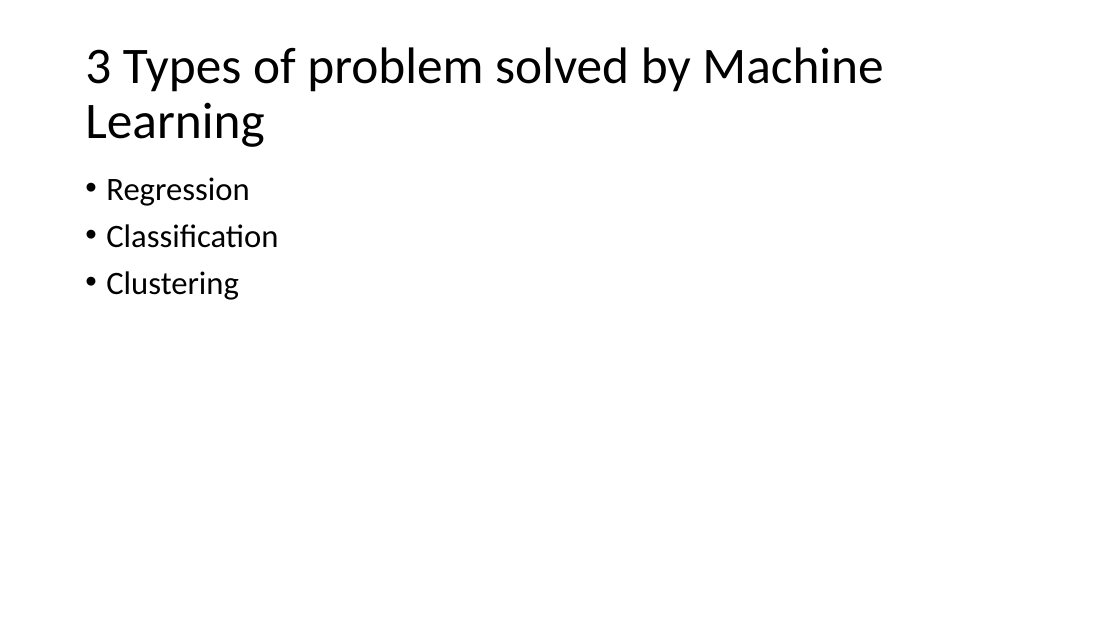
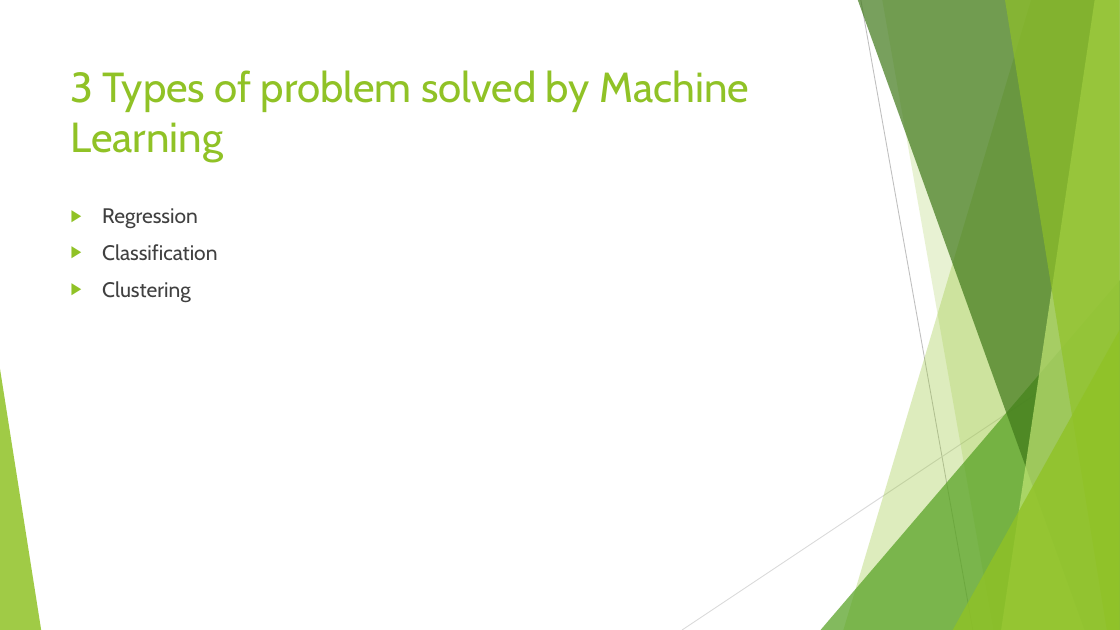
Before and after one commit to mehul-vaidya/ML_Projects, a slide deck: slide 3 of Hands-on Machine Learning.pptx. Drawn at 1120x630 pixels with LibreOffice and Linux fonts; fonts in the diff are those of the drawing. Boxes give left, top, right and bottom in pixels: in the first picture for what was removed or moved away, otherwise in the second. Text is boxed around its words. In the diff, an @@ line names an element or a change of style, - is before the commit and + after.

```diff
--- a/Hands-on Machine Learning.pptx
+++ b/Hands-on Machine Learning.pptx
@@ title "3 Types of problem solved ...": place and size @@
-title "3 Types of problem solved ..." at [85, 47, 883, 147]
+title "3 Types of problem solved ..." at [71, 70, 749, 162]
@@ title "3 Types of problem solved ..." at [71, 70, 749, 162]: size 44 to 36 pt, font Calibri to Cabin, text colour #000000 to #90C226; line spacing 0.9 to 1; vertical alignment middle to top @@
@@ text "Regression": place and size @@
-text "Regression" at [106, 177, 278, 300]
+text "Regression" at [102, 208, 217, 303]
@@ text "Regression" at [102, 208, 217, 303]: size 28 to 18 pt, font Calibri to Cabin, text colour #000000 to #404040; bullet • to ▶; line spacing 0.9 to 1 @@
@@ group added at [0, 0, 1120, 630]: 5 freeform shapes, 3 triangles, 2 lines @@
```
Also in this commit, not shown: 11 other slides changed, 1 other file.
